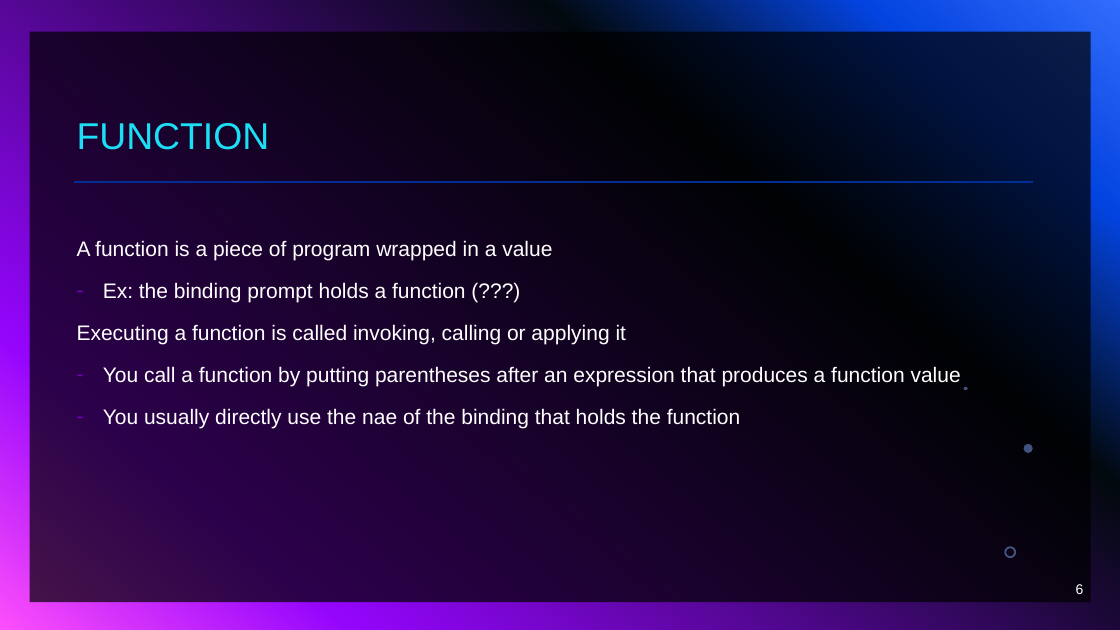
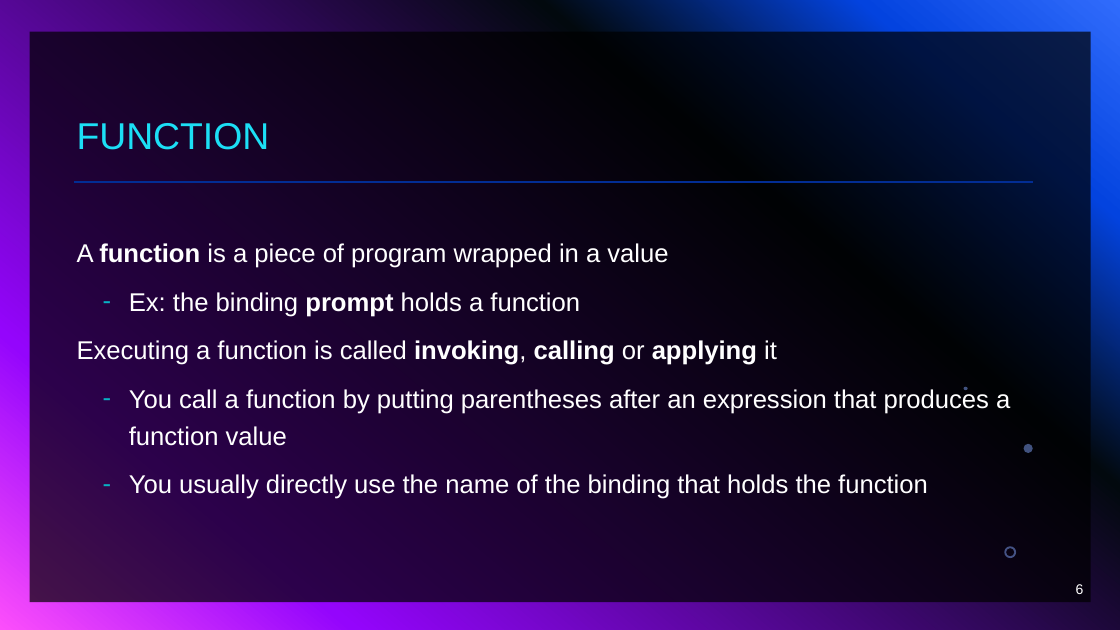
Before and after one commit to dtarvin/JavaScript-Class, a slide deck: slide 6 of slides for class/my slides/Expressions and Statements.pptx. Drawn at 1120x630 pixels with LibreOffice and Linux fonts; fonts in the diff are those of the drawing. Boxes give left, top, right and bottom in pixels: in the first picture for what was removed or moved away, otherwise in the second. Text is boxed around its words. In the diff, an @@ line names an element or a change of style, - is before the commit and + after.

```diff
--- a/slides for class/my slides/Expressions and Statements.pptx
+++ b/slides for class/my slides/Expressions and Statements.pptx
@@ text at (77,243,1010,446): size 18 to 22 pt in "A function is a piece of program ...", "Executing a function is called invoking, calling ...", "You call a function by putting parentheses ..."; bold on in "function", "invoking, calling applying"; list level 1 to 2 in "You call a function by ..."; bullet colour #9405FC to #1CDFF5 @@
@@ text at (129,292,580,317): text changed; size 18 to 22 pt @@
-– Ex: the binding prompt holds a function (???)
+  – Ex: the binding prompt holds a function
@@ text at (129,474,928,499): text changed; size 18 to 22 pt @@
-– You usually directly use the nae of the binding that holds the function
+  – You usually directly use the name of the binding that holds the function
```
Also in this commit, not shown: 5 other slides changed, 45 other files.
